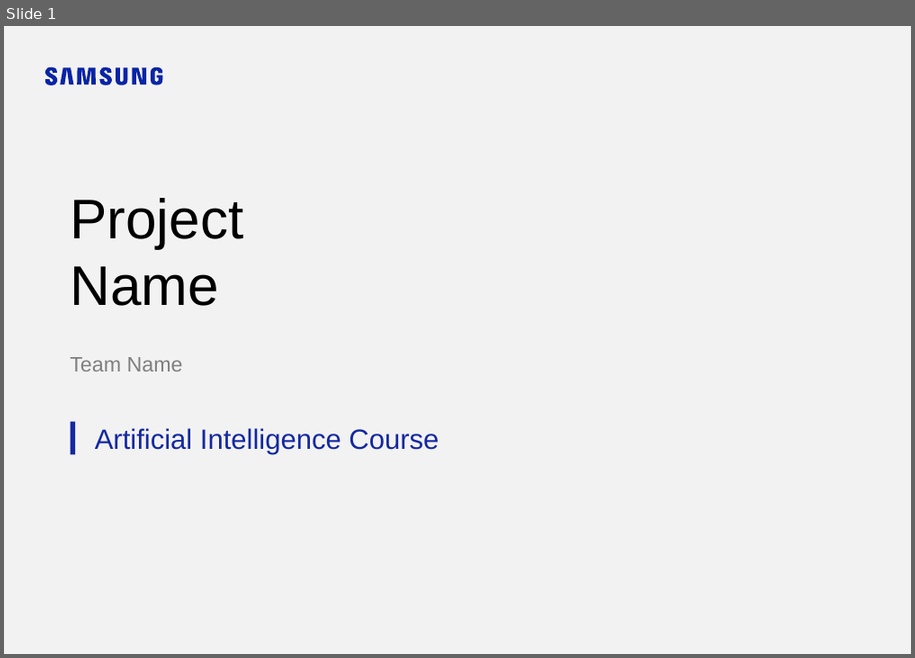
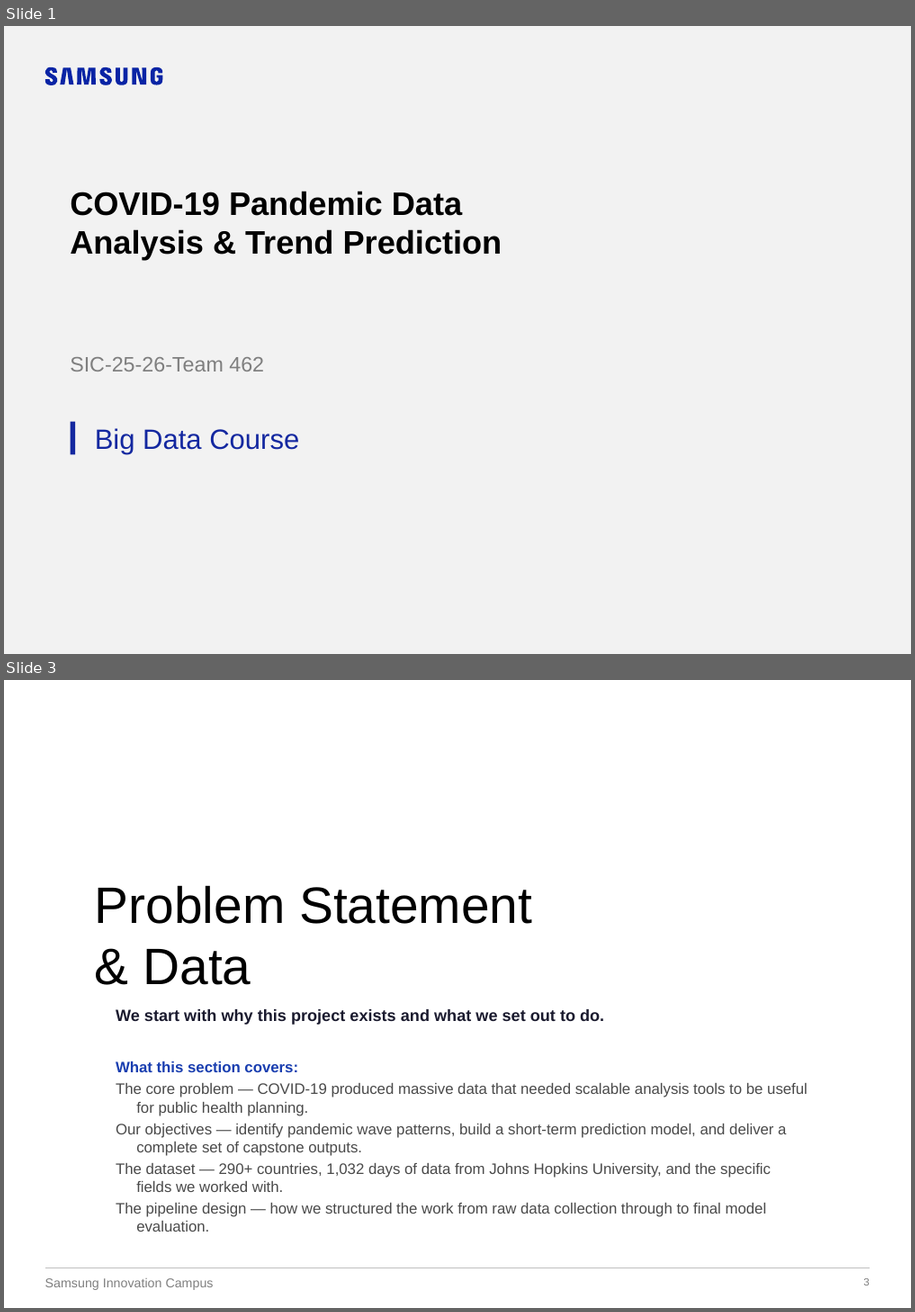
Before and after one commit to prabh9050/SIC-25-26-TEAM462, a slide deck: submission_template/4 Project Presentation.pptx. Shown one above the other, each under a label of ours: slide 1 before the commit, slides 1 and 3 after it; the slides between them are not shown. The pictures are 915x658 and 915x1312 pixels, drawn with LibreOffice and Linux fonts; fonts in the diff are those of the drawing; background and template pictures are left out. Boxes give left, top, right and bottom in pixels: in the first picture for what was removed or moved away, otherwise in the second. Text is boxed around its words. In the diff, an @@ line names an element or a change of style, - is before the commit and + after.

```diff
--- a/submission_template/4 Project Presentation.pptx
+++ b/submission_template/4 Project Presentation.pptx
@@ slide 3 added at [4,680,911,1308], background picture (left out) @@
@@ title added at [95,885,532,985], 44 pt, text #000000 @@
+Problem Statement
+& Data
@@ text added at [116,1009,808,1232], 13 pt, text #4A4A4A @@
+We start with why this project exists and what we set out to do.
+What this section covers:
+The core problem — COVID-19 produced massive data that needed scalable analysis tools to be useful for public health planning.
+Our objectives — identify pandemic wave patterns, build a short-term prediction model, and deliver a complete set of capstone outputs.
+The dataset — 290+ countries, 1,032 days of data from Johns Hopkins University, and the specific fields we worked with.
+The pipeline design — how we structured the work from raw data collection through to final model evaluation.
@@ line added from (45, 1269) to (869, 1269), #BFBFBF 0.75 pt @@
@@ text added at [45,1278,214,1290], 11 pt, text #7F7F7F @@
+Samsung Innovation Campus
@@ page number added at [864,1278,869,1286], 9 pt, text #7F7F7F @@
+3
@@ slide 1 changed as well @@
@@ title at [70,191,503,260]: text changed; size 48 to 28 pt; bold on @@
-Project
-Name
+COVID-19 Pandemic Data Analysis & Trend Prediction
@@ text at [70,357,264,372]: text changed @@
-Team Name
+SIC-25-26-Team 462
@@ text at [95,428,299,455]: text changed @@
-Artificial Intelligence Course
+Big Data Course
```
Also in this commit, not shown: 1 other slide changed, 16 other slides added, 2 slides removed, 3 other files.
